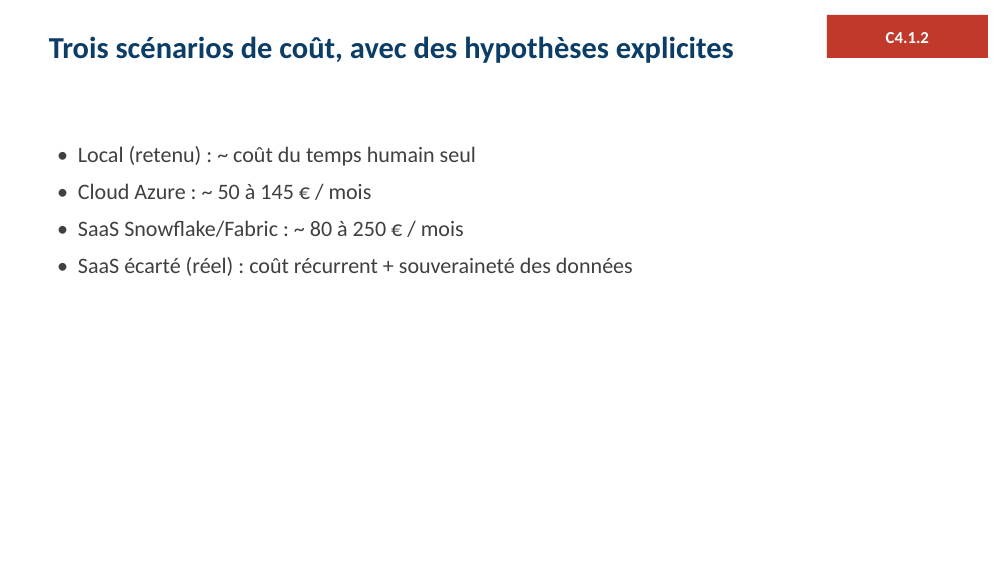
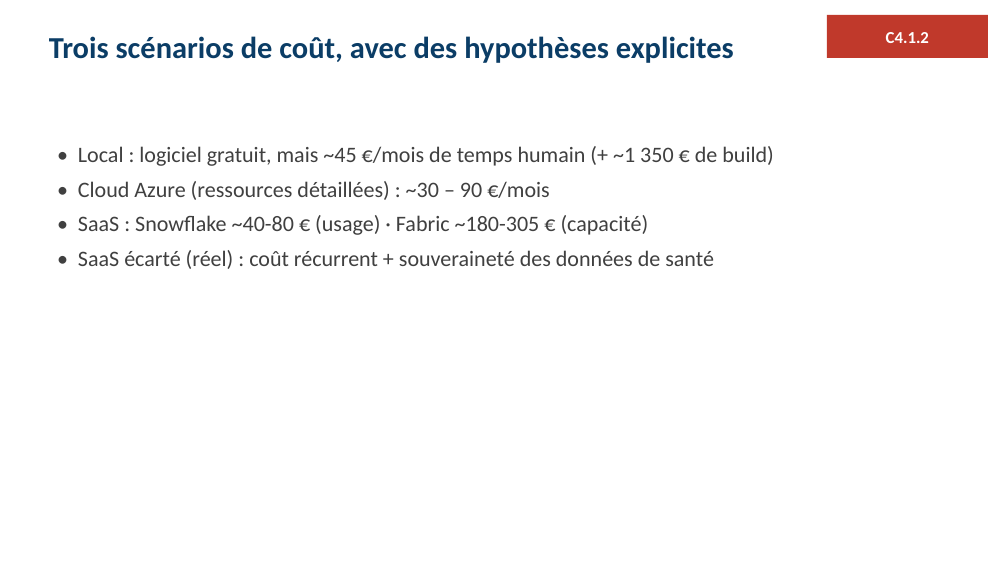
Before and after one commit to ratpiGene/ELT-Eckert, a slide deck: slide 6 of soutenance/support_eckert.pptx. Drawn at 1008x567 pixels with LibreOffice and Linux fonts; fonts in the diff are those of the drawing. Boxes give left, top, right and bottom in pixels: in the first picture for what was removed or moved away, otherwise in the second. Text is boxed around its words. In the diff, an @@ line names an element or a change of style, - is before the commit and + after.

```diff
--- a/soutenance/support_eckert.pptx
+++ b/soutenance/support_eckert.pptx
@@ text at [78,146,774,269]: text changed @@
-• Local (retenu) : ~ coût du temps humain seul
-• Cloud Azure : ~ 50 à 145 € / mois
-• SaaS Snowflake/Fabric : ~ 80 à 250 € / mois
-• SaaS écarté (réel) : coût récurrent + souveraineté des données
+• Local : logiciel gratuit, mais ~45 €/mois de temps humain (+ ~1 350 € de build)
+• Cloud Azure (ressources détaillées) : ~30 – 90 €/mois
+• SaaS : Snowflake ~40-80 € (usage) · Fabric ~180-305 € (capacité)
+• SaaS écarté (réel) : coût récurrent + souveraineté des données de santé
```
Also in this commit, not shown: 4 other slides changed, 1 other file.
